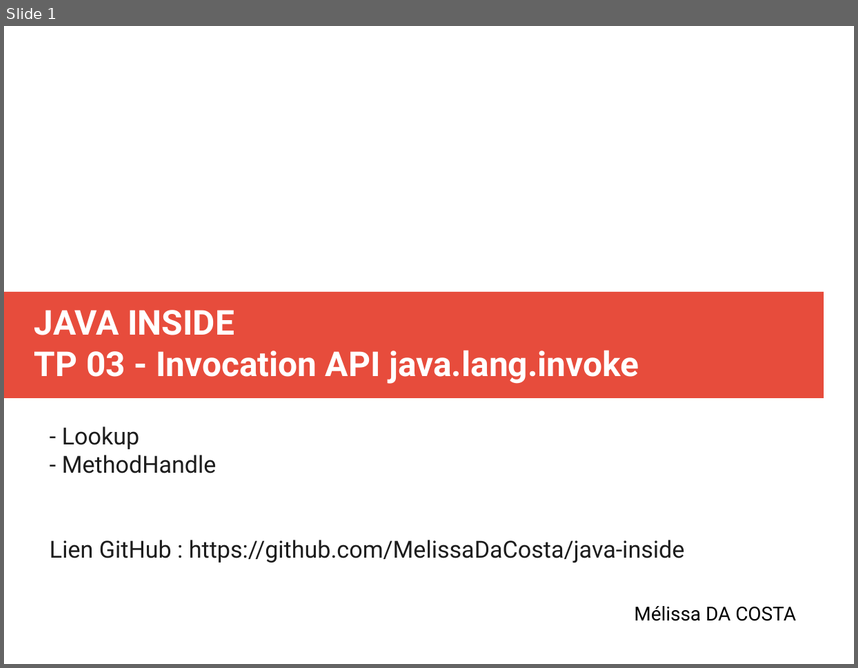
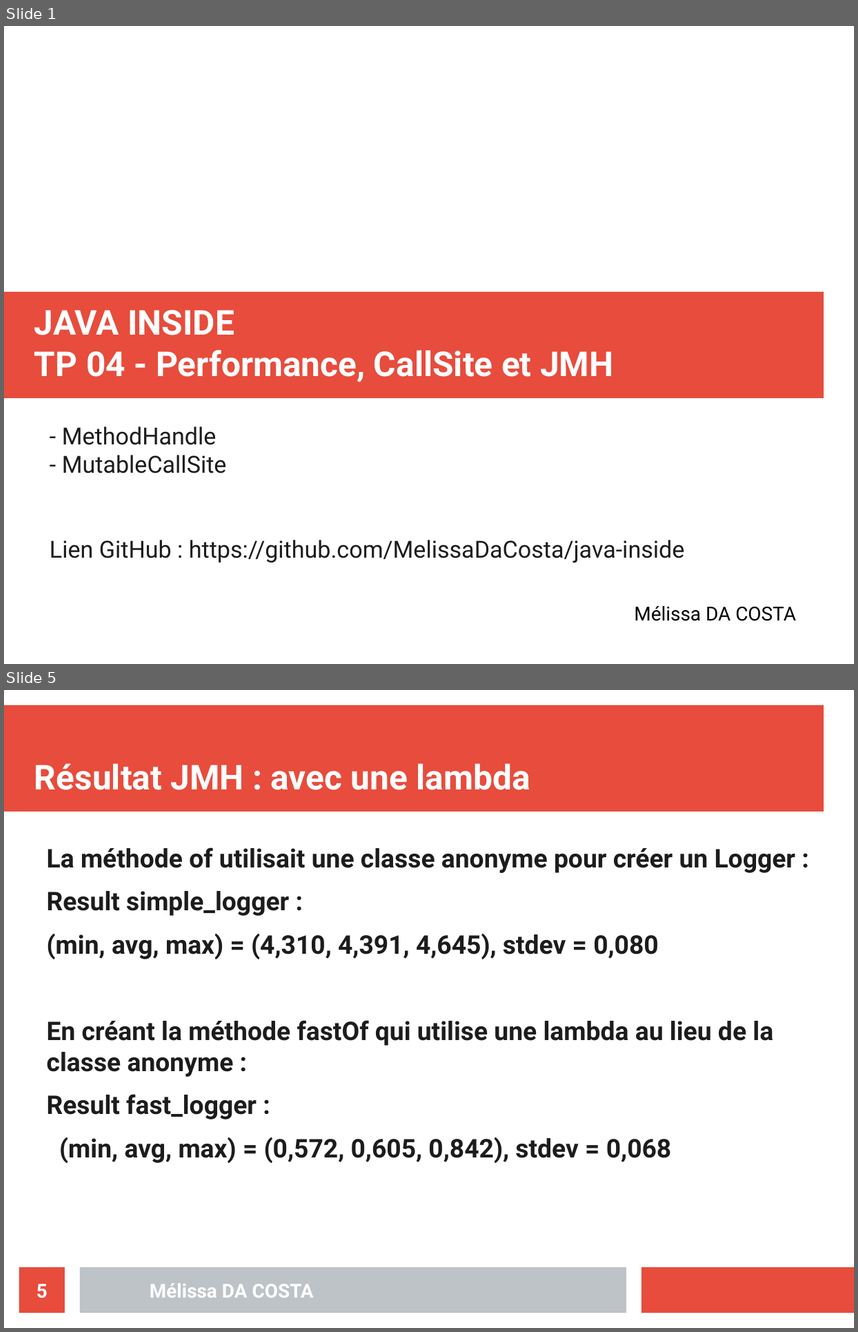
Before and after one commit to MelissaDaCosta/java-inside, a slide deck: lab4/Mélissa_DA_COSTA_slides_TP04.odp. Shown one above the other, each under a label of ours: slide 1 before the commit, slides 1 and 5 after it; the slides between them are not shown. The pictures are 858x668 and 858x1332 pixels, drawn with LibreOffice and Linux fonts; fonts in the diff are those of the drawing. Boxes give left, top, right and bottom in pixels: in the first picture for what was removed or moved away, otherwise in the second. Text is boxed around its words. In the diff, an @@ line names an element or a change of style, - is before the commit and + after.

```diff
--- a/lab4/Mélissa_DA_COSTA_slides_TP04.odp
+++ b/lab4/Mélissa_DA_COSTA_slides_TP04.odp
@@ slide 5 added at box(4, 690, 854, 1328), background #FFFFFF @@
@@ rectangle added at box(4, 705, 824, 812), fill #E74C3C @@
@@ title added at box(34, 763, 530, 790), 32 pt, text #FFFFFF, bold @@
+Résultat JMH : avec une lambda
@@ text added at box(47, 847, 795, 1163), 24.1 pt, text #1C1C1C, bold @@
+La méthode of utilisait une classe anonyme pour créer un Logger :
+Result simple_logger :
+(min, avg, max) = (4,310, 4,391, 4,645), stdev = 0,080
+En créant la méthode fastOf qui utilise une lambda au lieu de la classe anonyme :
+Result fast_logger :
+(min, avg, max) = (0,572, 0,605, 0,842), stdev = 0,068
@@ page number added at box(19, 1267, 65, 1312), fill #E74C3C, 18 pt, text #FFFFFF, bold @@
+5
@@ rectangle added at box(80, 1267, 626, 1312), fill #BDC3C7 @@
@@ rectangle added at box(642, 1267, 854, 1312), fill #E74C3C @@
@@ text added at box(150, 1283, 314, 1297), 18 pt, text #FFFFFF, bold @@
+Mélissa DA COSTA
@@ slide 1 changed as well @@
@@ title at box(34, 310, 613, 382): text changed @@
-JAVA INSIDE
-TP 03 - Invocation API java.lang.invoke
+JAVA INSIDE
+TP 04 - Performance, CallSite et JMH
@@ subtitle at box(62, 426, 139, 449): paragraph removed @@
-- Lookup
@@ subtitle at box(62, 454, 227, 473): paragraph added @@
+- MutableCallSite
```
Also in this commit, not shown: 5 other slides added, 7 slides removed, 1 other file.
